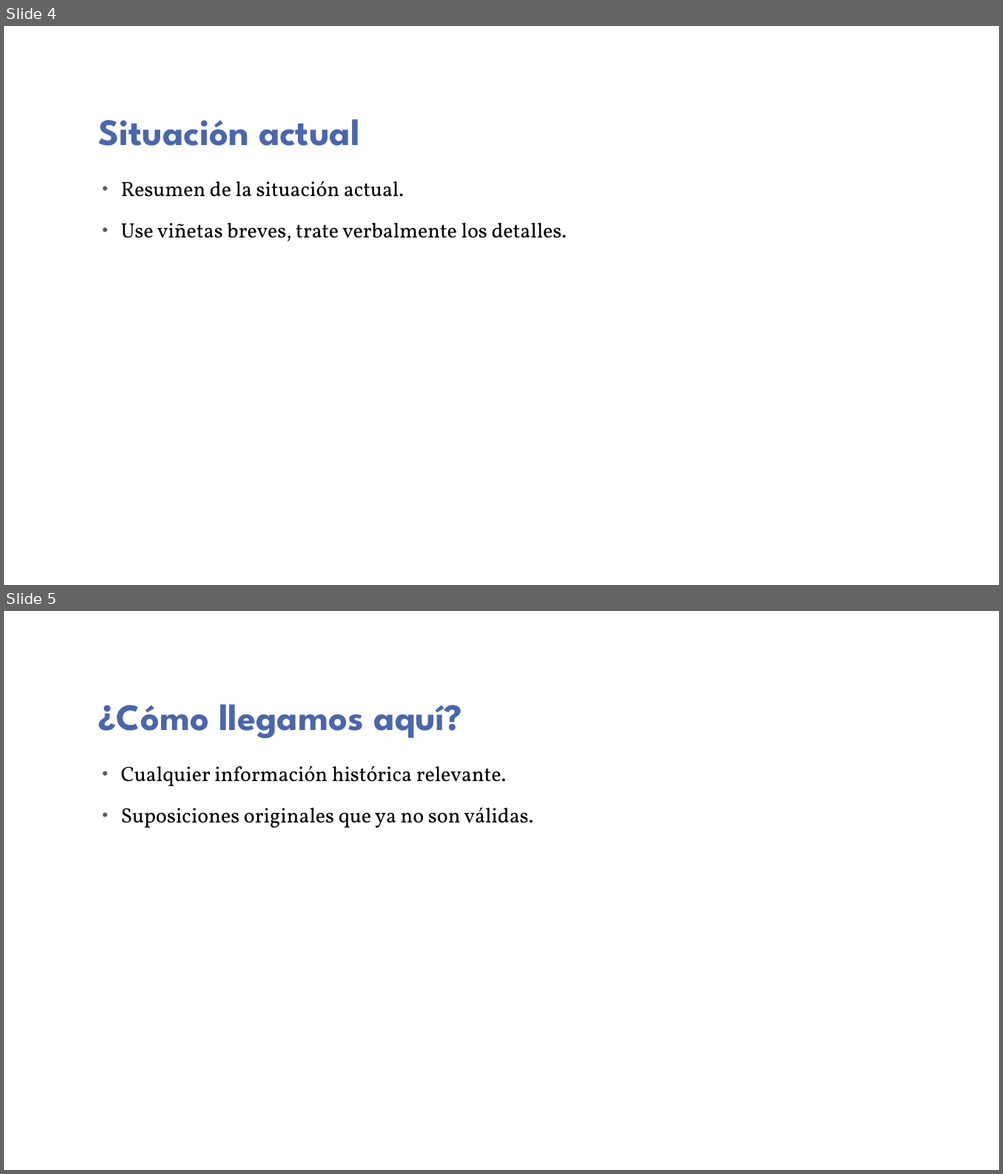
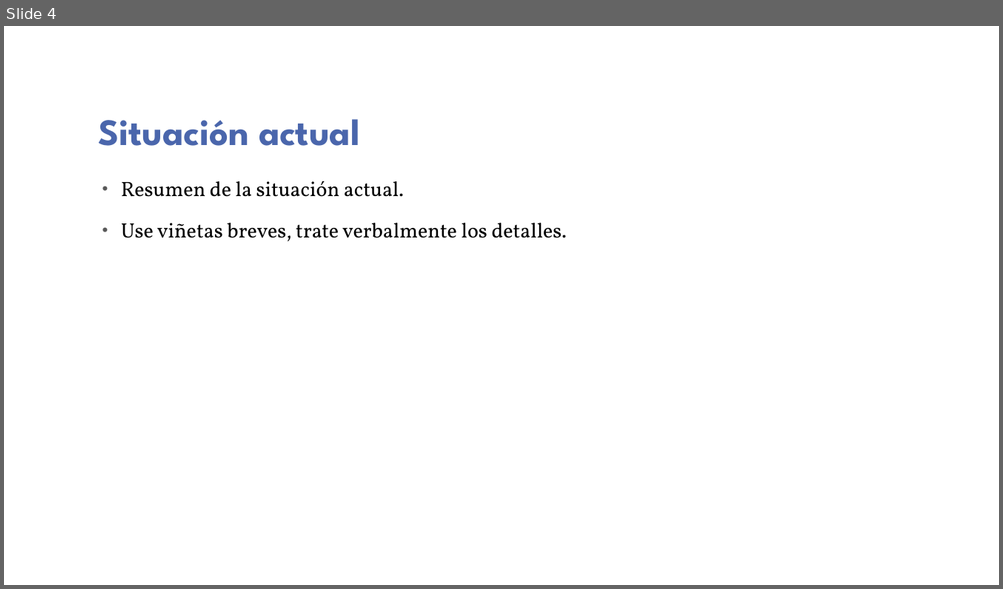
Before and after one commit to guaguaUPM/UPM, a slide deck: lu-lapack.pptx. Shown one above the other, each under a label of ours: slides 4 and 5 before the commit, slide 4 after it. The pictures are 1003x1174 and 1003x589 pixels, drawn with LibreOffice and Linux fonts; fonts in the diff are those of the drawing; background and template pictures are left out. Boxes give left, top, right and bottom in pixels: in the first picture for what was removed or moved away, otherwise in the second. Text is boxed around its words. In the diff, an @@ line names an element or a change of style, - is before the commit and + after.

```diff
--- a/lu-lapack.pptx
+++ b/lu-lapack.pptx
@@ slide 5 removed at [4,611,999,1170], background picture (left out) @@
@@ title removed at [99,704,462,738] @@
-¿Cómo llegamos aquí?
@@ text removed at [121,766,533,828] @@
-• Cualquier información histórica relevante.
-• Suposiciones originales que ya no son válidas.
```
Also in this commit, not shown: 5 other slides changed, 1 slide added.
